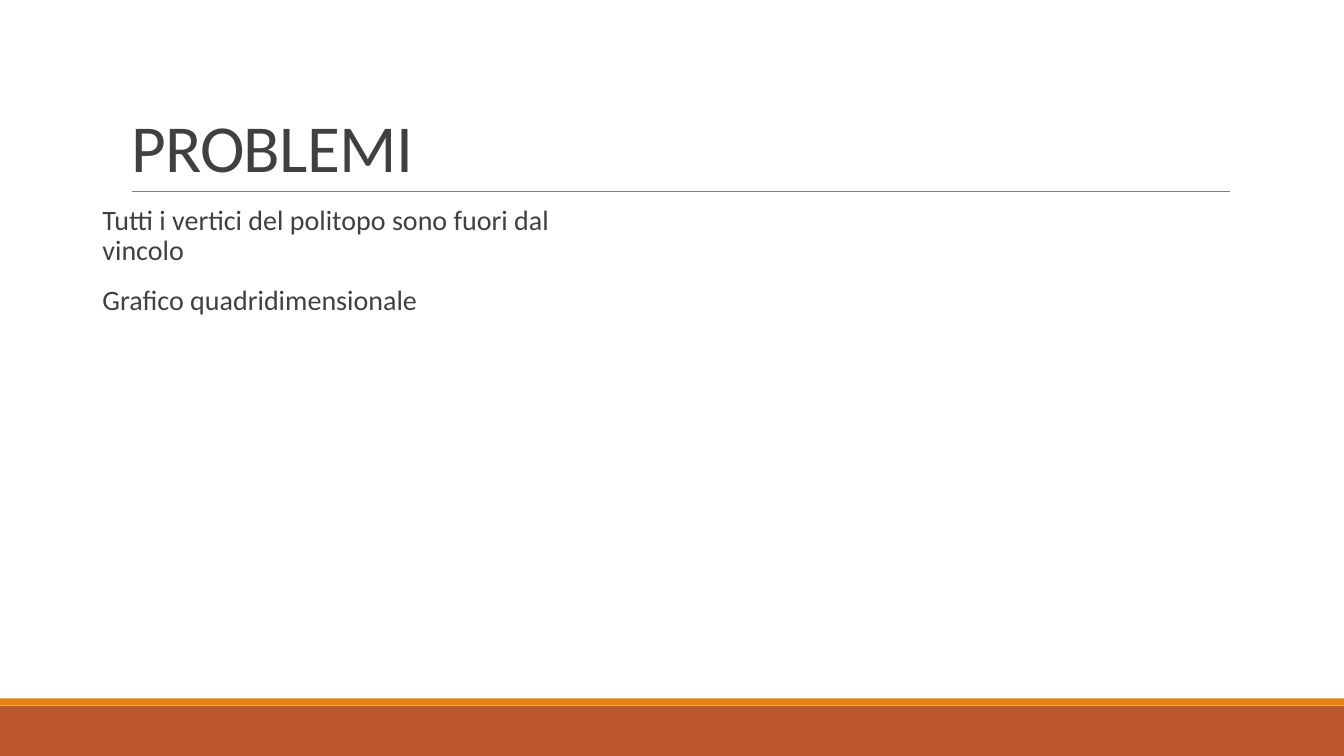
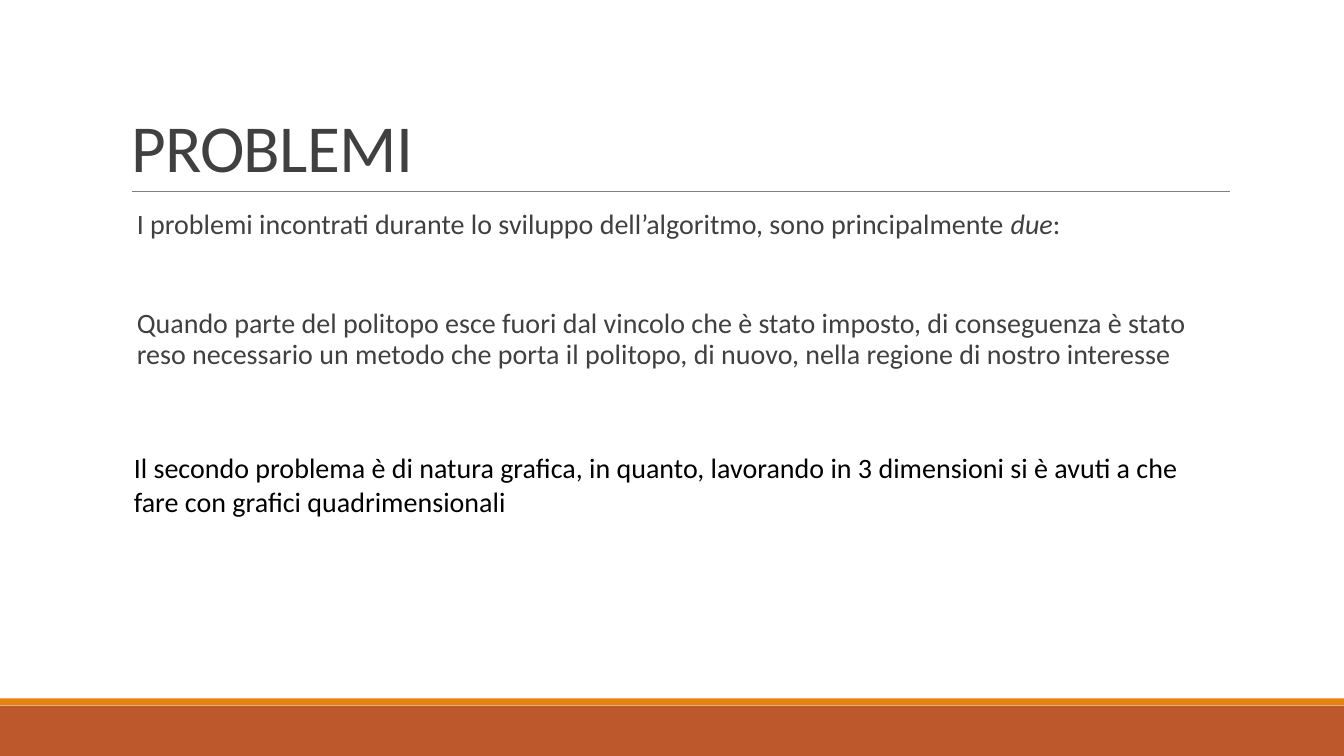
Before and after one commit to baldimario/Simplex, a slide deck: slide 11 of IDENTICAZIONE SISTEMA DI CARICHE PUNTIFORMI DA MISURE DI.pptx (slide 10 before the commit). Drawn at 1344x756 pixels with LibreOffice and Linux fonts; fonts in the diff are those of the drawing. Boxes give left, top, right and bottom in pixels: in the first picture for what was removed or moved away, otherwise in the second. Text is boxed around its words. In the diff, an @@ line names an element or a change of style, - is before the commit and + after.

```diff
--- a/IDENTICAZIONE SISTEMA DI CARICHE PUNTIFORMI DA MISURE DI.pptx
+++ b/IDENTICAZIONE SISTEMA DI CARICHE PUNTIFORMI DA MISURE DI.pptx
@@ text at box(137, 214, 1185, 369): text changed @@
-  Tutti i vertici del politopo sono fuori dal vincolo
-  Grafico quadridimensionale
+  I problemi incontrati durante lo sviluppo dell’algoritmo, sono principalmente due:
+  Quando parte del politopo esce fuori dal vincolo che è stato imposto, di conseguenza è stato reso necessario un metodo che porta il politopo, di nuovo, nella regione di nostro interesse
@@ text added at box(134, 458, 1177, 517), 20 pt, text #000000 @@
+Il secondo problema è di natura grafica, in quanto, lavorando in 3 dimensioni si è avuti a che fare con grafici quadrimensionali
```
Also in this commit, not shown: 7 other slides changed, 3 slides added, 2 slides removed, 2 other files.
